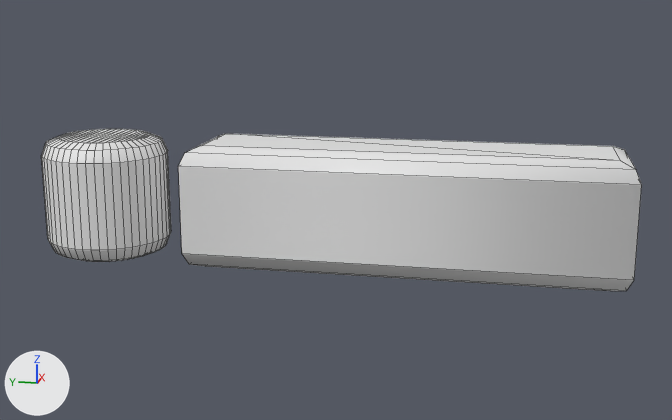
The FBX model Assets/Models/i.fbx as it was, and as the next commit left it.
Both versions are drawn from a 50 mm lens placed at (-1.688, -0.121, 0.326), pointed at (-0.153, 0.186, -0.058). Arrows for +X, +Y and +Z are at lower left; the lights stay in place. Mesh edges are drawn as thin lines. Vertices at the same position are counted once.

In view in the first picture: 'Text'.
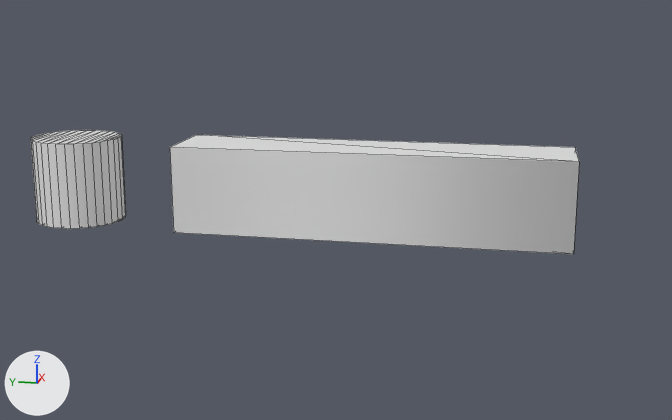
Edits to the scene script, one JSON object a line:
```json
{"block": "me_text", "where": "me_text.from_pydata(...)  # 312 vertices, 356 faces; spans x 0.055..0.275, y -0.03..0.987, z -0.105..0.105"}
{"block": "me_text", "where": "# used by ob_text; location = (-0.322, -0.272, -0.046)"}
{"block": "me_text", "change": "me_text part 1: a new loose piece, a box spanning x 0.098..0.231, y 0.0..0.674, z -0.075..0.075"}
{"block": "me_text", "change": "me_text part 2: a new loose piece, a 32-sided cylinder along z spanning x 0.086..0.245, y 0.798..0.957, z -0.075..0.075"}
{"block": "me_text", "change": "me_text part 3: the loose piece of 288 vertices spanning x 0.055..0.275, y 0.768..0.987, z -0.105..0.105 is deleted"}
{"block": "me_text", "change": "me_text part 4: the loose piece of 24 vertices spanning x 0.068..0.261, y -0.03..0.704, z -0.105..0.105 is deleted"}
{"op": "set", "path": "ob_text.location", "old": "(-0.322, -0.272, -0.046)", "new": "(-0.31, -0.213, -0.022)"}
```

Boxes (x1, y1, x2, y2) around the edits, measured in the pictures (672 x 420 px):
```json
{"object": "Text", "change": "reshaped, moved", "before": [41, 129, 642, 291], "after": [31, 130, 579, 254], "on screen": "9% narrower, 23% shorter"}
{"part": 1, "of": "me_text", "change": "added", "after": [170, 135, 579, 254]}
{"part": 2, "of": "me_text", "change": "added", "after": [31, 130, 126, 229]}
{"part": 3, "of": "me_text", "change": "deleted", "before": [41, 129, 171, 262]}
{"part": 4, "of": "me_text", "change": "deleted", "before": [178, 134, 642, 291]}
```
